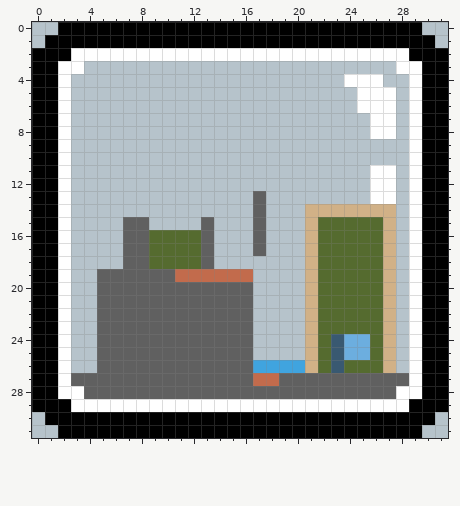
Two versions of one pixel-art file, assets/levels/minimap/density.aseprite. The picture above was drawn from the file before the commit.
32x32 pixels, 1 frame.
Now the later version:
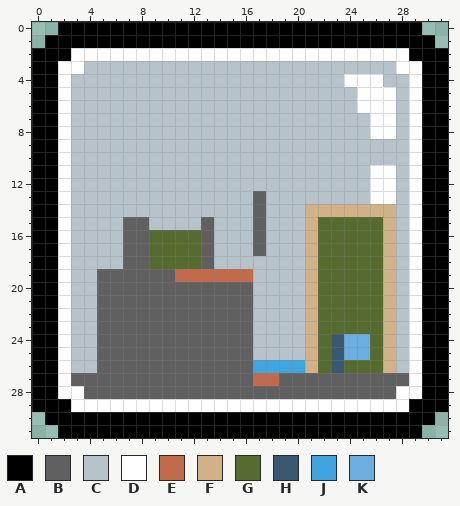
Palette (. is transparent): A #000000  B #606060  C #b6c3cb  D #ffffff  E #c26b4c  F #d1b187  G #556b2f  H #395971  J #40a4df  K #6caedf
Message: fix level density minimap Signed-off-by: szdytom <szdytom@qq.com>
The exact change:
@@ x 0..31 @@
- 0 CCAAAAAAAAAAAAAAAAAAAAAAAAAAAACC
- 1 CAAAAAAAAAAAAAAAAAAAAAAAAAAAAAAC
+ 0 ..AAAAAAAAAAAAAAAAAAAAAAAAAAAA..
+ 1 .AAAAAAAAAAAAAAAAAAAAAAAAAAAAAA.
  2 AAADDDDDDDDDDDDDDDDDDDDDDDDDDAAA
@@ x 0..31 @@
 29 AAADDDDDDDDDDDDDDDDDDDDDDDDDDAAA
-30 CAAAAAAAAAAAAAAAAAAAAAAAAAAAAAAC
-31 CCAAAAAAAAAAAAAAAAAAAAAAAAAAAACC
+30 .AAAAAAAAAAAAAAAAAAAAAAAAAAAAAA.
+31 ..AAAAAAAAAAAAAAAAAAAAAAAAAAAA..
